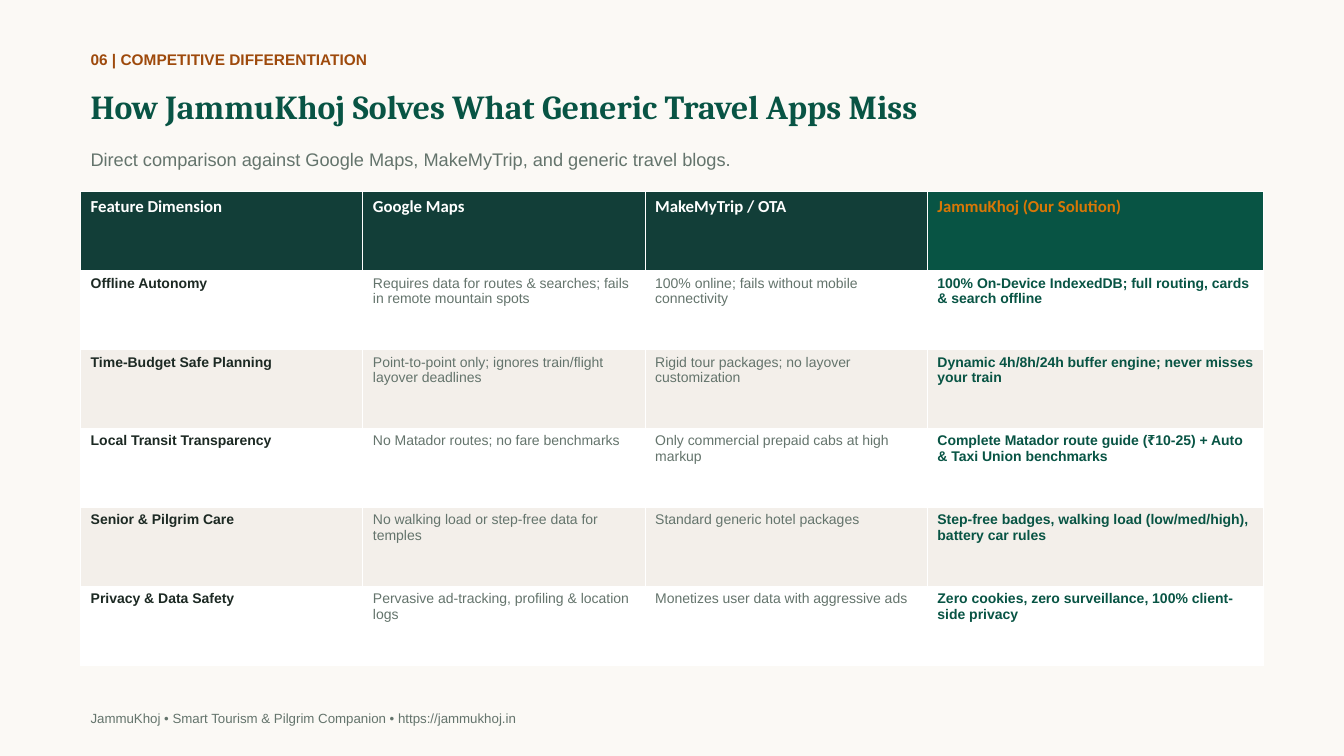
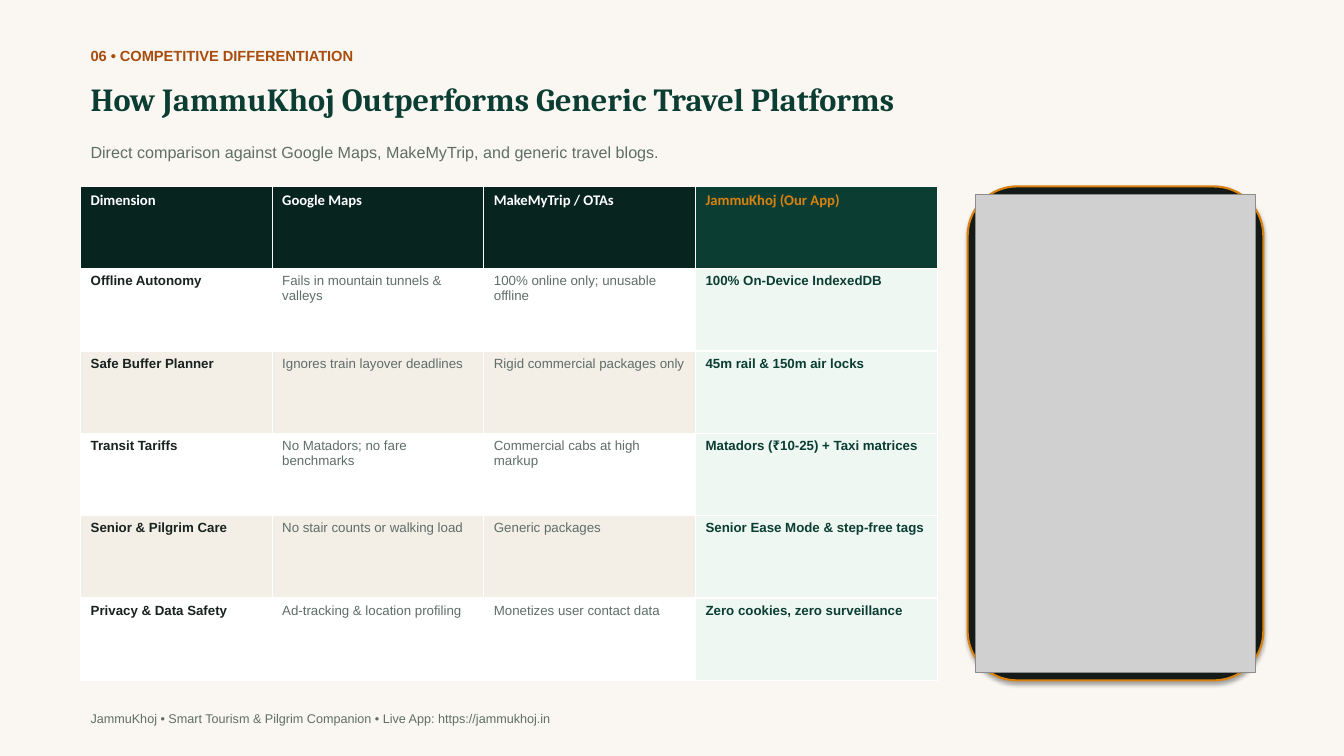
Before and after one commit to moin08s/JammuKhoj, a slide deck: slide 6 of JammuKhoj_Pitch_Deck.pptx. Drawn at 1344x756 pixels with LibreOffice and Linux fonts; fonts in the diff are those of the drawing; grey boxes stand for pictures. Boxes give left, top, right and bottom in pixels: in the first picture for what was removed or moved away, otherwise in the second. Text is boxed around its words. In the diff, an @@ line names an element or a change of style, - is before the commit and + after.

```diff
--- a/JammuKhoj_Pitch_Deck.pptx
+++ b/JammuKhoj_Pitch_Deck.pptx
@@ rectangle at bbox=[0, 0, 1344, 756]: fill #FBF9F5 to #FAF7F2 @@
@@ text at bbox=[91, 50, 353, 61]: text changed; size 11 to 10.5 pt; text colour #9E4A0C to #A84D0E @@
-06 | COMPETITIVE DIFFERENTIATION
+06 • COMPETITIVE DIFFERENTIATION
@@ text at bbox=[91, 88, 894, 118]: text changed; size 24 to 23 pt; text colour #085444 to #0B3D33 @@
-How JammuKhoj Solves What Generic Travel Apps Miss
+How JammuKhoj Outperforms Generic Travel Platforms
@@ text "Direct comparison against Google Maps, ..." at bbox=[91, 146, 659, 162]: size 13 to 11.5 pt, text colour #64746C to #5F6E67 @@
@@ table at bbox=[81, 187, 938, 681] @@
-row 1: Feature Dimension | Google Maps | MakeMyTrip / OTA | JammuKhoj (Our Solution)
+row 1: Dimension | Google Maps | MakeMyTrip / OTAs | JammuKhoj (Our App)
-row 2: Offline Autonomy | Requires data for routes & searches; fails in remote mountain spots | 100% online; fails without mobile connectivity | 100% On-Device IndexedDB; full routing, cards & search offline
+row 2: Offline Autonomy | Fails in mountain tunnels & valleys | 100% online only; unusable offline | 100% On-Device IndexedDB
-row 3: Time-Budget Safe Planning | Point-to-point only; ignores train/flight layover deadlines | Rigid tour packages; no layover customization | Dynamic 4h/8h/24h buffer engine; never misses your train
+row 3: Safe Buffer Planner | Ignores train layover deadlines | Rigid commercial packages only | 45m rail & 150m air locks
-row 4: Local Transit Transparency | No Matador routes; no fare benchmarks | Only commercial prepaid cabs at high markup | Complete Matador route guide (₹10-25) + Auto & Taxi Union benchmarks
+row 4: Transit Tariffs | No Matadors; no fare benchmarks | Commercial cabs at high markup | Matadors (₹10-25) + Taxi matrices
-row 5: Senior & Pilgrim Care | No walking load or step-free data for temples | Standard generic hotel packages | Step-free badges, walking load (low/med/high), battery car rules
+row 5: Senior & Pilgrim Care | No stair counts or walking load | Generic packages | Senior Ease Mode & step-free tags
-row 6: Privacy & Data Safety | Pervasive ad-tracking, profiling & location logs | Monetizes user data with aggressive ads | Zero cookies, zero surveillance, 100% client-side privacy
+row 6: Privacy & Data Safety | Ad-tracking & location profiling | Monetizes user contact data | Zero cookies, zero surveillance
@@ fill #123E38 to #07241E in 3 cells @@
@@ fill #085444 to #0B3D33 in row 1, column 4 @@
@@ fill #FFFFFF to #EEF7F2 in 3 cells @@
@@ fill #F3EFEA to #F3EEE6 in 6 cells @@
@@ fill #F3EFEA to #EEF7F2 in 2 cells @@
@@ size 12 to 10.5 pt in "Google Maps" @@
@@ size 10 to 9.5 pt, text colour #1C2923 to #18221E in "Offline Autonomy", "Senior & Pilgrim Care", "Privacy & Data Safety" @@
@@ table: place and size @@
-table at bbox=[81, 192, 1263, 665]
+table at bbox=[81, 187, 938, 681]
@@ rounded rectangle added at bbox=[968, 187, 1263, 681], fill #141A18, outline #D98210 1.5 pt @@
@@ picture added at bbox=[976, 195, 1255, 673] @@
@@ text at bbox=[91, 714, 550, 726]: text changed; size 9.5 to 9 pt; text colour #64746C to #5F6E67 @@
-JammuKhoj • Smart Tourism & Pilgrim Companion • https://jammukhoj.in
+JammuKhoj • Smart Tourism & Pilgrim Companion • Live App: https://jammukhoj.in
```
Also in this commit, not shown: 9 other slides changed, 3 other files.
